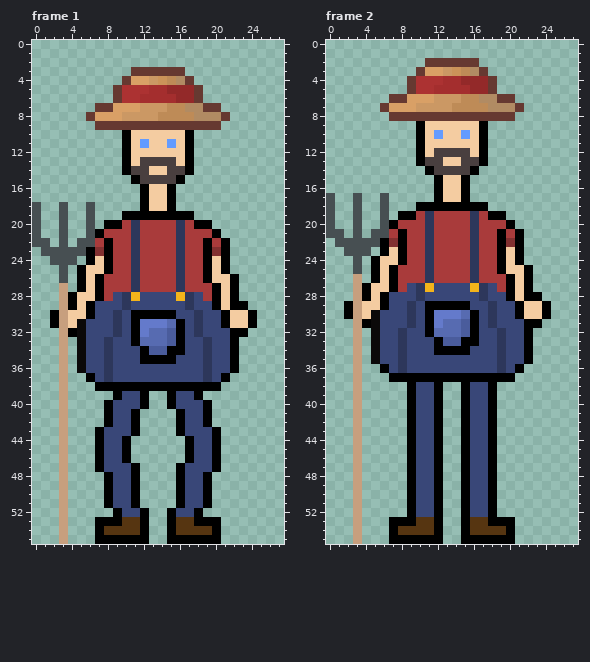
Two states of a pixel-art file, Content/FarmerIdle.aseprite. The picture above was drawn from the file before the commit.
28x56 pixels, 8 frames. Shown: frame 1, frame 2. The commit also changed other frames, which this record leaves out.
New version:
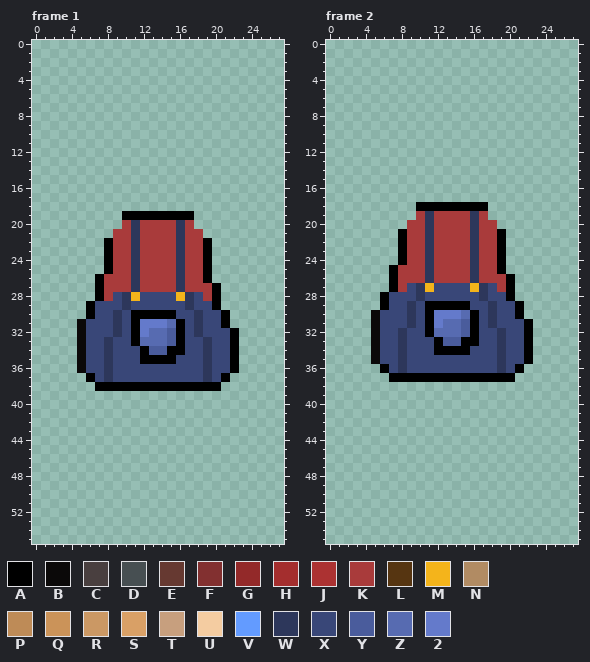
Palette (. is transparent): A #000000  B #0b0909  C #493f3f  D #474f52  E #663931  F #823030  G #932929  H #a42e2e  J #ac3232  K #a93b3b  L #563511  M #f4b41b  N #b18b63  P #be8b57  Q #cb9359  R #cb9864  S #d9a066  T #c79f7e  U #f4cca1  V #639bff  W #2d375b  X #394778  Y #4a5c9c  Z #576bb1  2 #647acb
What changed:
layer "HøyreBein" now hidden
layer "VenstreBein" now hidden
layer "Vensterarm" now hidden
layer "HøyreArm" now hidden
layer "Hode" now hidden
layer "Høygaffel" now hidden
Changed rows in their new state; - is an unchanged pixel.
Frame 1:
first column x 0:
 3 -----------......--------
 4 ----------........-------
 5 ---------..........------
 6 ---------..........------
 7 -------..............----
 8 ------................---
 9 -------..............----
10 ----------........-------
11 ----------........-------
12 ----------........-------
13 ----------........-------
14 ----------........-------
15 -----------......--------
16 ------------....---------
17 ------------....---------
18 .--.--.-----....---------
19 .--.--.------------------
20 .--.--.-..--------..-----
21 .--.--...----------..----
22 ..-.-...------------..---
23 -.......------------..---
24 --...-..------------..---
25 ---.-...------------..---
26 ---.-..-------------...--
27 ---.-..--------------..--
28 ---....--------------..--
29 ---...---------------...-
30 --....----------------...
31 --...-----------------...
32 ---..------------------.-
33 ---.---------------------
34 ---.---------------------
35 ---.---------------------
36 ---.---------------------
37 ---.---------------------
38 ---.---------------------
39 ---.-----....--....------
40 ---.----.....--.....-----
41 ---.----....----....-----
42 ---.----....----....-----
43 ---.---.....----.....----
44 ---.---....------....----
45 ---.---....------....----
46 ---.---....------....----
47 ---.---.....----.....----
48 ---.----....----....-----
49 ---.----....----....-----
50 ---.----....----....-----
51 ---.----....----....-----
52 ---.-----....--....------
53 ---.---......--......----
54 ---.---......--......----
55 ---.---......--......----
Frame 2:
first column x 0:
 2 -----------......--------
 3 ----------........-------
 4 ---------..........------
 5 ---------..........------
 6 -------..............----
 7 ------................---
 8 -------..............----
 9 ----------........-------
10 ----------........-------
11 ----------........-------
12 ----------........-------
13 ----------........-------
14 -----------......--------
15 ------------....---------
16 ------------....---------
17 .--.--.-----....---------
18 .--.--.------------------
19 .--.--.-..--------..-----
20 .--.--...----------..----
21 ..-.-...------------..---
22 -.......------------..---
23 --...-..------------..---
24 ---.-...------------..---
25 ---.-..-------------...--
26 ---.-..--------------..--
27 ---....--------------..--
28 ---...---------------...-
29 --....----------------...
30 --...-----------------...
31 ---..------------------.-
32 ---.---------------------
33 ---.---------------------
34 ---.---------------------
35 ---.---------------------
36 ---.---------------------
37 ---.---------------------
38 ---.-----....--....------
39 ---.-----....--....------
40 ---.-----....--....------
41 ---.-----....--....------
42 ---.-----....--....------
43 ---.-----....--....------
44 ---.-----....--....------
45 ---.-----....--....------
46 ---.-----....--....------
47 ---.-----....--....------
48 ---.-----....--....------
49 ---.-----....--....------
50 ---.-----....--....------
51 ---.-----....--....------
52 ---.-----....--....------
53 ---.---......--......----
54 ---.---......--......----
55 ---.---......--......----
Boxes around the changes in both pictures, in picture pixels (x1, y1, x2, y2):
erased: (32, 67, 257, 544)
erased: (326, 58, 551, 544)
